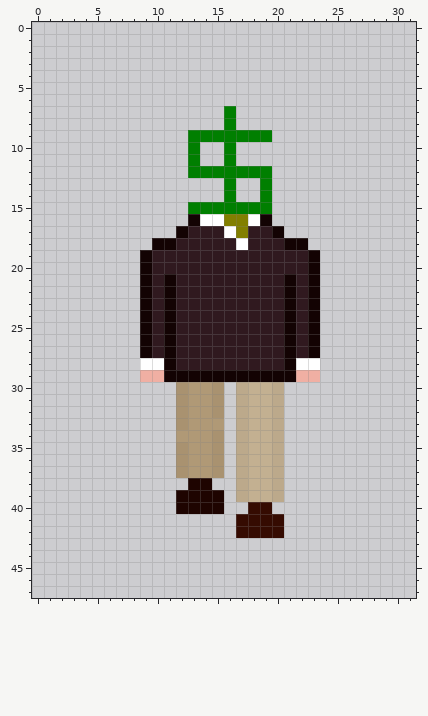
Edited in one commit: pixel-art sprite (sprites/lobbyist/South/frame4.png). This is how it looked before the edit.
The file is 32x48 pixels. Colours within 5 levels of each other are drawn and written as one.
Once edited:
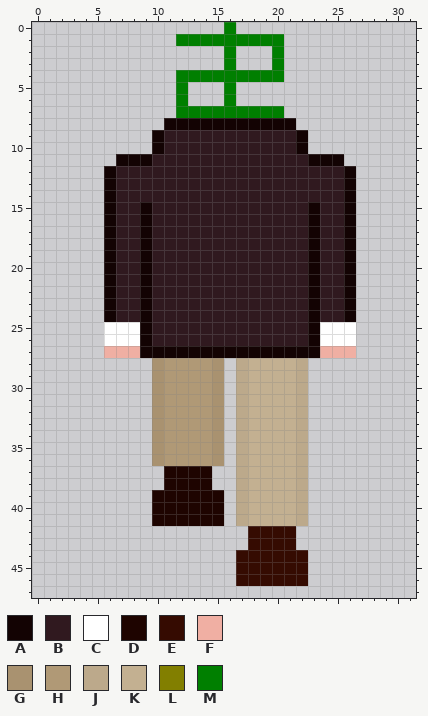
Palette (. is transparent): A #130303  B #30191f  C #ffffff  D #1e0400  E #350b01  F #f0afa3  G #a99270  H #b09976  J #bca98b  K #c3b091  L #827f00  M #007f00
The exact change:
y 0: x 16 . -> M
y 1: x 12..20 ......... -> MMMMMMMMM
y 2..3: x 16 . -> M; x 20 . -> M
y 4: x 12..20 ......... -> MMMMMMMMM
y 5..6: x 12 . -> M; x 16 . -> M
y 7: x 12..15 .... -> MMMM; x 17..20 .... -> MMMM
y 8: x 11..21 .....M..... -> AAAAAAAAAAA
y 9: x 10..22 ...MMMMMMM... -> ABBBBBBBBBBBA
y 10: x 10..22 ...M..M...... -> ABBBBBBBBBBBA
y 11: x 7..25 ......M..M......... -> AAABBBBBBBBBBBBBAAA
y 12: x 6..26 .......MMMMMMM....... -> ABBBBBBBBBBBBBBBBBBBA
y 13..14: x 6..26 ..........M..M....... -> ABBBBBBBBBBBBBBBBBBBA
y 15: x 6..26 .......MMMMMMM....... -> ABBABBBBBBBBBBBBBABBA
y 16: x 6..26 .......ACCLLCA....... -> ABBABBBBBBBBBBBBBABBA
y 17: x 6..12 ......A -> ABBABBB; x 16..17 CL -> BB; x 20..26 A...... -> BBBABBA
y 18: x 6..11 ....AA -> ABBABB; x 17 C -> B; x 21..26 AA.... -> BBABBA
y 19..20: x 6..8 ... -> ABB; x 24..26 ... -> BBA
y 21..24: x 6..8 ... -> ABB; x 11 A -> B; x 21 A -> B; x 24..26 ... -> BBA
y 25..26: x 6..8 ... -> CCC; x 11 A -> B; x 21 A -> B; x 24..26 ... -> CCC
y 27: x 6..8 ... -> FFF; x 10 B -> A; x 12..20 BBBBBBBBB -> AAAAAAAAA; x 22 B -> A; x 24..26 ... -> FFF
y 28: x 9..23 CCABBBBBBBBBACC -> .GHHHHG.JKKKKJ.
y 29: x 9..23 FFAAAAAAAAAAAFF -> .GHHHHG.JKKKKJ.
y 30..32: x 10..12 ..G -> GHH; x 20..22 J.. -> KKJ
y 33: x 10..12 ..G -> GHH; x 15 H -> G; x 20..22 J.. -> KKJ
y 34: x 10..11 .. -> GH; x 20..22 J.. -> KKJ
y 35..36: x 10..12 ..G -> GHH; x 20..22 J.. -> KKJ
y 37: x 11..15 .GHHG -> DDDD.; x 20..22 J.. -> KKJ
y 38: x 11..12 .. -> DD; x 20..22 J.. -> KKJ
y 39: x 10..11 .. -> DD; x 20..22 J.. -> KKJ
y 40: x 10..11 .. -> DD; x 17..22 .EE... -> JKKKKJ
y 41: x 10..15 ...... -> DDDDDD; x 17..22 EEEE.. -> JKKKKJ
y 42: x 17 E -> .; x 21 . -> E
y 43: x 18..21 .... -> EEEE
y 44..46: x 17..22 ...... -> EEEEEE
Pixel boxes of the changes (left, top, right, bottom) in both pictures:
changed: (104, 22, 356, 586)
